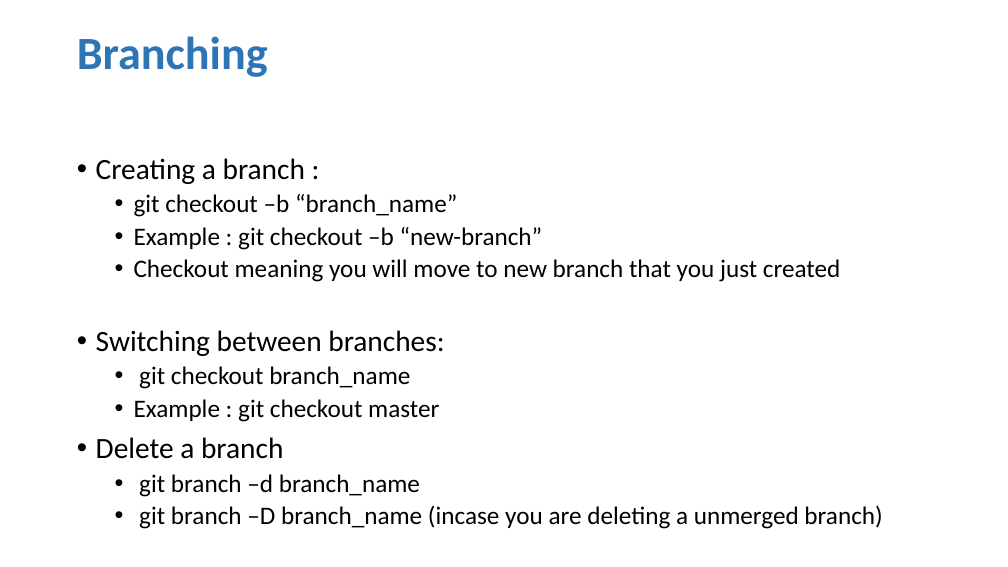
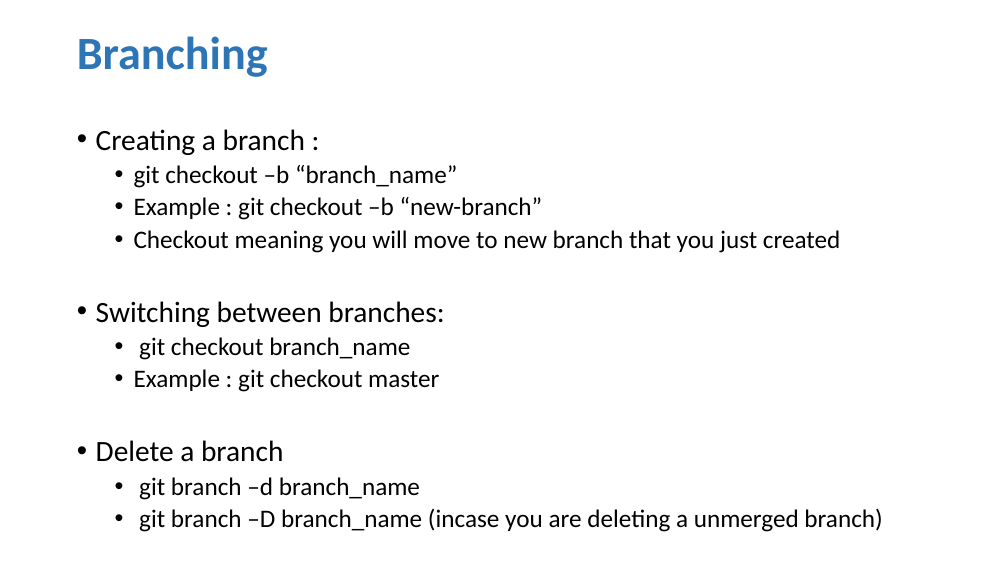
Before and after one commit to anasmoni/Learning-Git, a slide deck: slide 6 of My_Notes.pptx. Drawn at 1008x567 pixels with LibreOffice and Linux fonts; fonts in the diff are those of the drawing. Boxes give left, top, right and bottom in pixels: in the first picture for what was removed or moved away, otherwise in the second. Text is boxed around its words. In the diff, an @@ line names an element or a change of style, - is before the commit and + after.

```diff
--- a/My_Notes.pptx
+++ b/My_Notes.pptx
@@ text "Creating a branch :" rewrapped from <box>96,158,882,529</box> to <box>96,129,882,532</box> @@
```
Also in this commit, not shown: 2 slides added.
